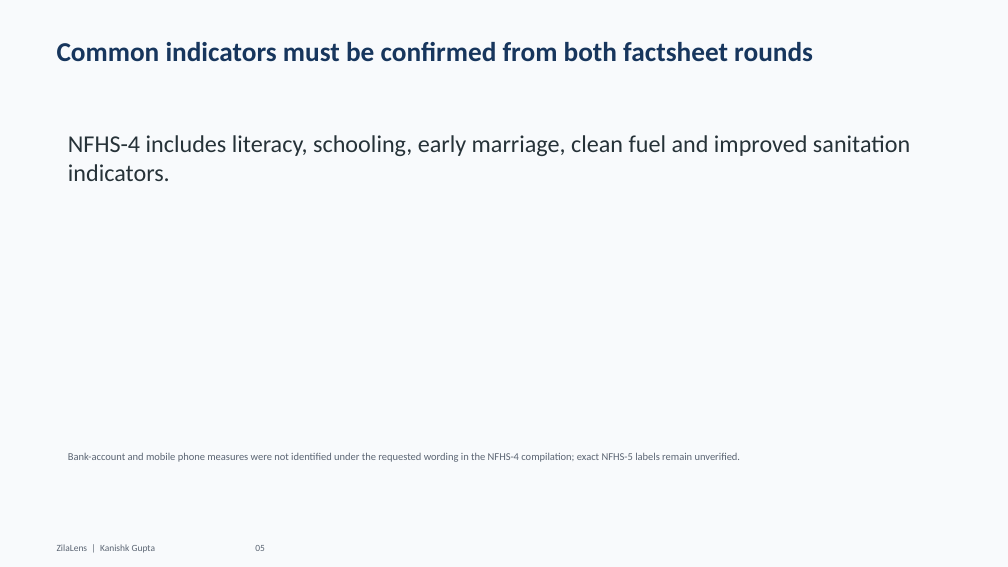
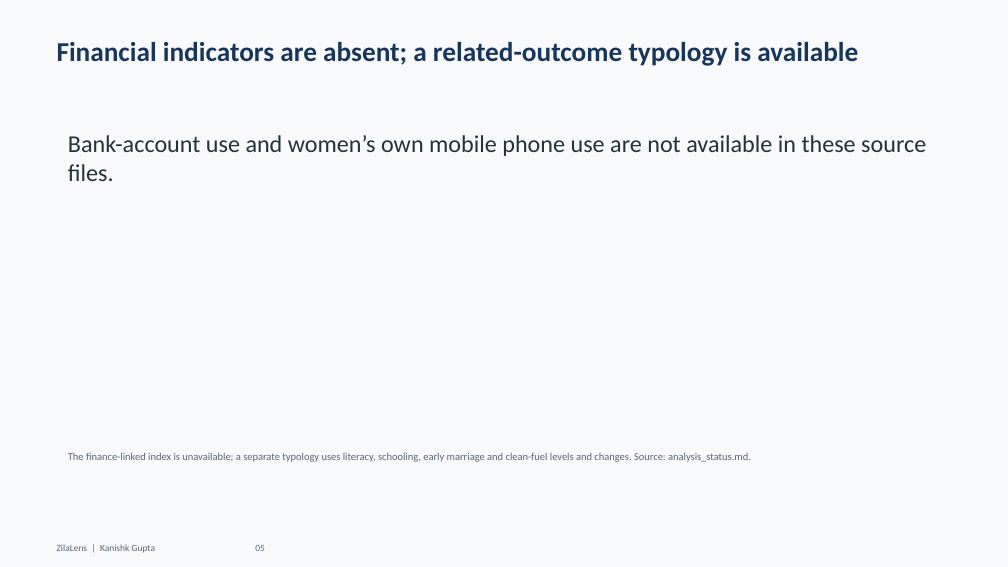
Before and after one commit to GKanishk16/ZilaLens, a slide deck: slide 5 of outputs/deck/ZilaLens_Deck.pptx. Drawn at 1008x567 pixels with LibreOffice and Linux fonts; fonts in the diff are those of the drawing. Boxes give left, top, right and bottom in pixels: in the first picture for what was removed or moved away, otherwise in the second. Text is boxed around its words. In the diff, an @@ line names an element or a change of style, - is before the commit and + after.

```diff
--- a/outputs/deck/ZilaLens_Deck.pptx
+++ b/outputs/deck/ZilaLens_Deck.pptx
@@ text at (57, 42, 858, 66): text changed @@
-Common indicators must be confirmed from both factsheet rounds
+Financial indicators are absent; a related-outcome typology is available
@@ text at (68, 135, 926, 181): text changed @@
-NFHS-4 includes literacy, schooling, early marriage, clean fuel and improved sanitation indicators.
+Bank-account use and women’s own mobile phone use are not available in these source files.
@@ text at (68, 452, 751, 462): text changed @@
-Bank-account and mobile phone measures were not identified under the requested wording in the NFHS-4 compilation; exact NFHS-5 labels remain unverified.
+The finance-linked index is unavailable; a separate typology uses literacy, schooling, early marriage and clean-fuel levels and changes. Source: analysis_status.md.
```
Also in this commit, not shown: 3 other slides changed, 1 slide added, 1 slide removed, 4 other files.
